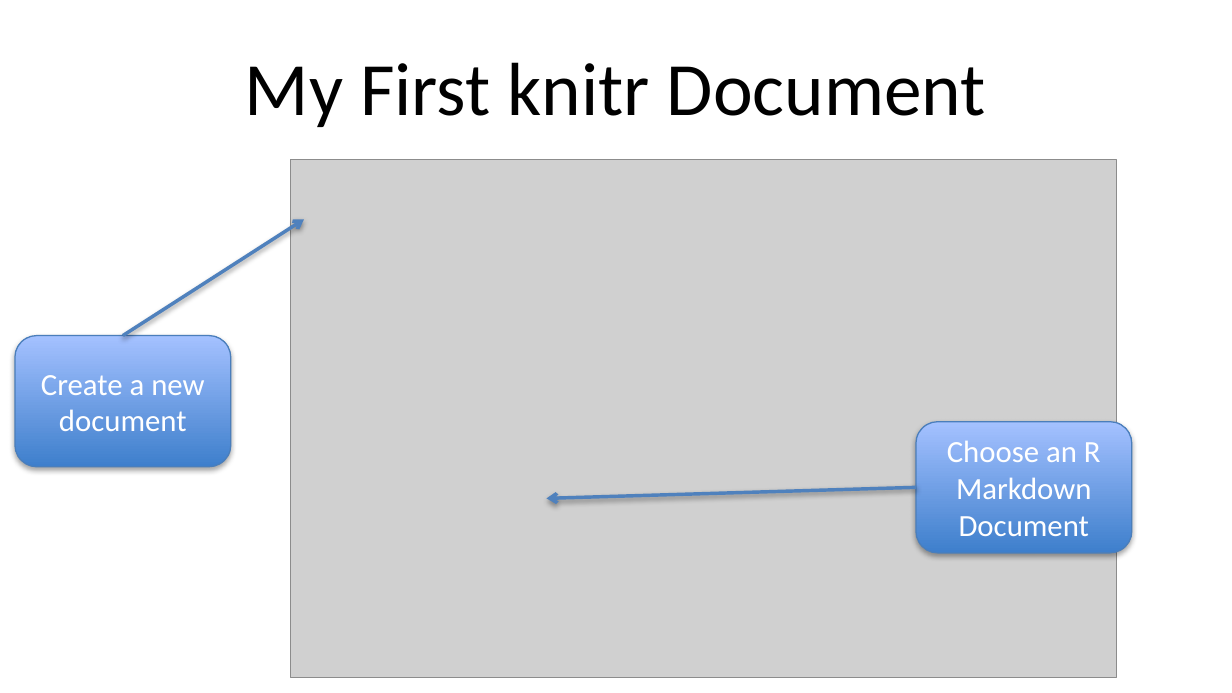
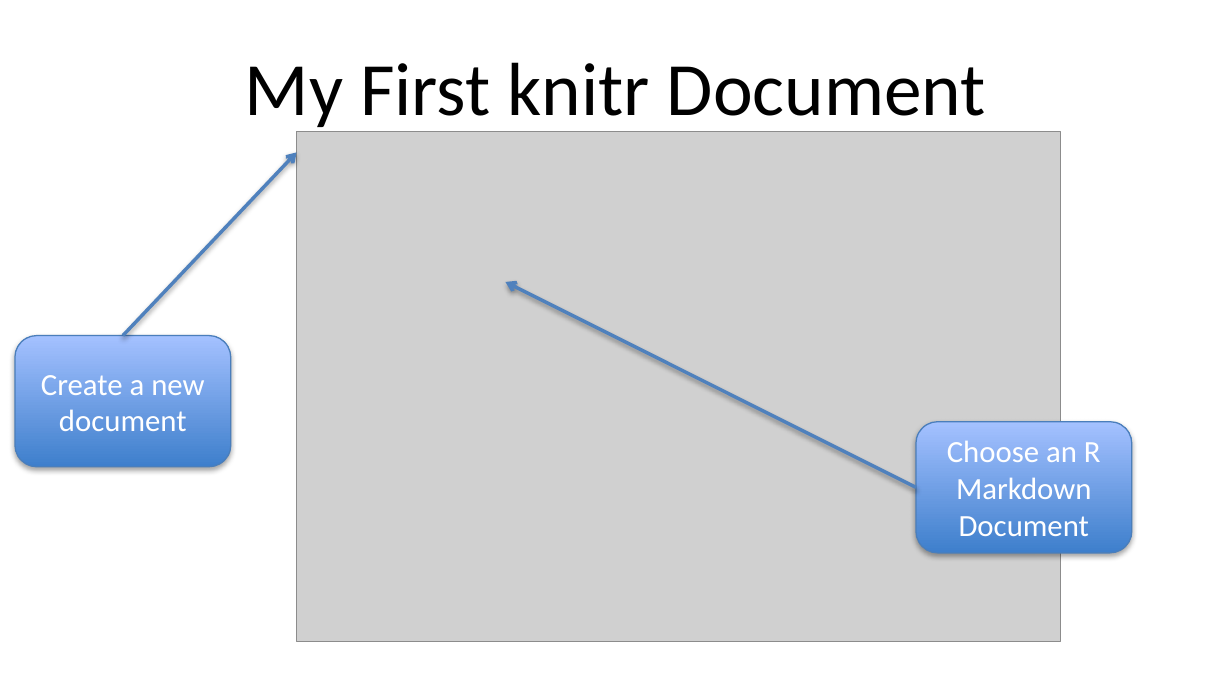
Before and after one commit to Max201510/Biostat776, a slide deck: slide 16 of notes/knitr.pptx. Drawn at 1232x693 pixels with LibreOffice and Linux fonts; fonts in the diff are those of the drawing; grey boxes stand for pictures. Boxes give left, top, right and bottom in pixels: in the first picture for what was removed or moved away, otherwise in the second. Text is boxed around its words. In the diff, an @@ line names an element or a change of style, - is before the commit and + after.

Commit message:
knitr update

```diff
--- a/notes/knitr.pptx
+++ b/notes/knitr.pptx
@@ picture: place and size @@
-picture at bbox=[291, 160, 1116, 678]
+picture at bbox=[297, 132, 1061, 642]
@@ arrow moved from (123, 335) - (304, 219) to (123, 335) - (297, 153) @@
@@ arrow moved from (915, 488) - (547, 499) to (915, 488) - (505, 282) @@
```
Also in this commit, not shown: 8 other slides changed, 7 other files.
